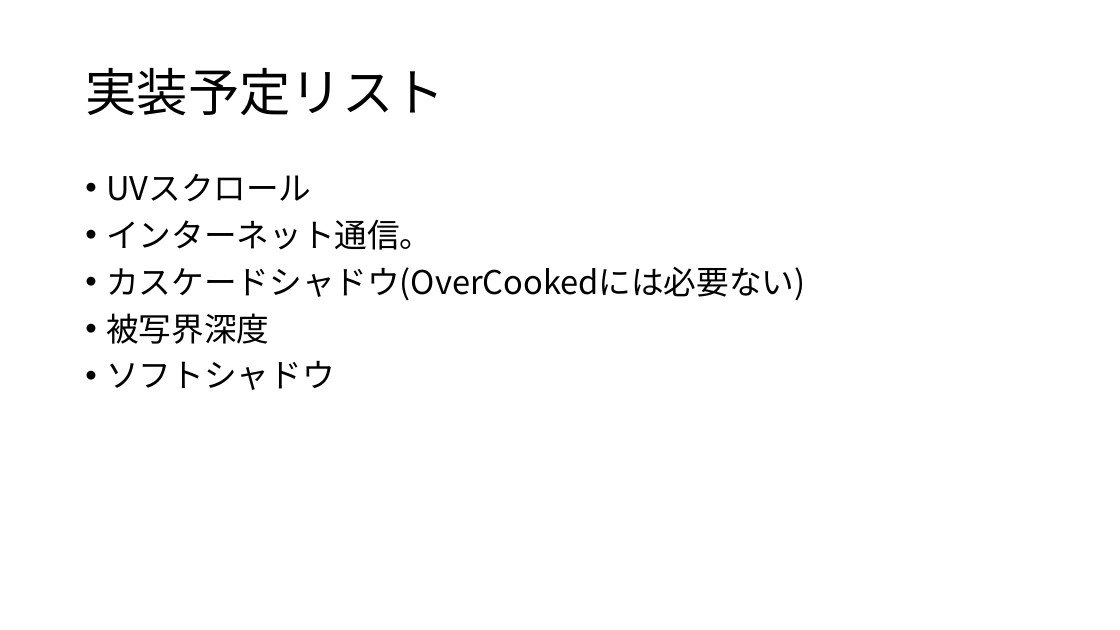
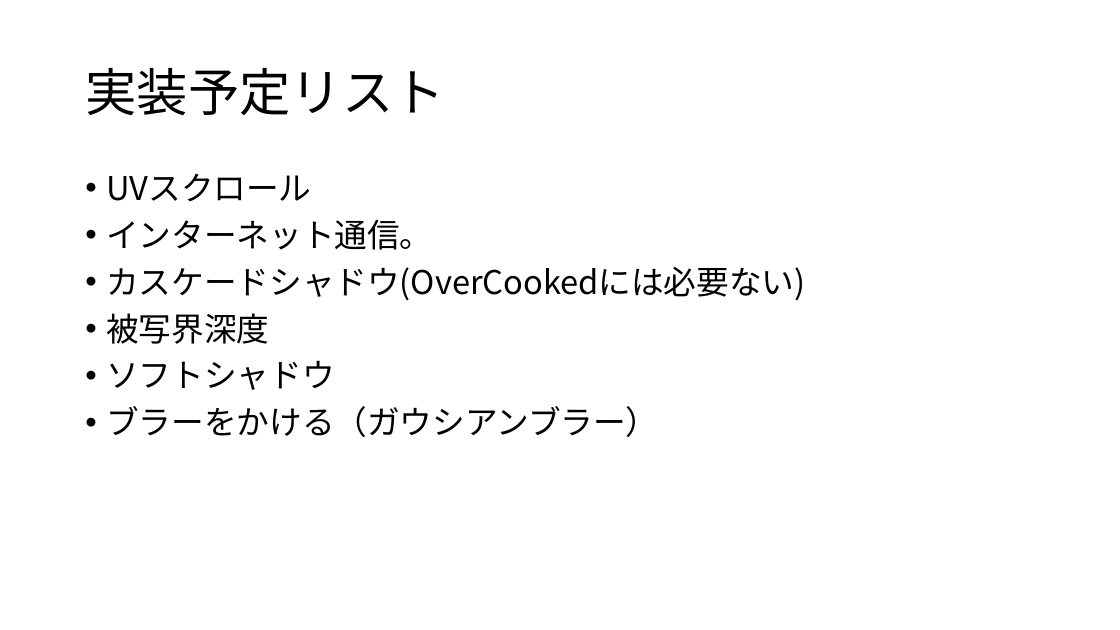
Before and after one commit to kyotento/KyotEngine, a slide deck: slide 10 of ポートフォリオ(仮).pptx (slide 9 before the commit). Drawn at 1120x630 pixels with LibreOffice and Linux fonts; fonts in the diff are those of the drawing. Boxes give left, top, right and bottom in pixels: in the first picture for what was removed or moved away, otherwise in the second. Text is boxed around its words. In the diff, an @@ line names an element or a change of style, - is before the commit and + after.

```diff
--- a/ポートフォリオ(仮).pptx
+++ b/ポートフォリオ(仮).pptx
@@ text at [106,406,658,437]: paragraph added @@
+• ブラーをかける（ガウシアンブラー）
```
Also in this commit, not shown: 2 other slides changed, 4 slides added, 3 slides removed, 4 other files.
